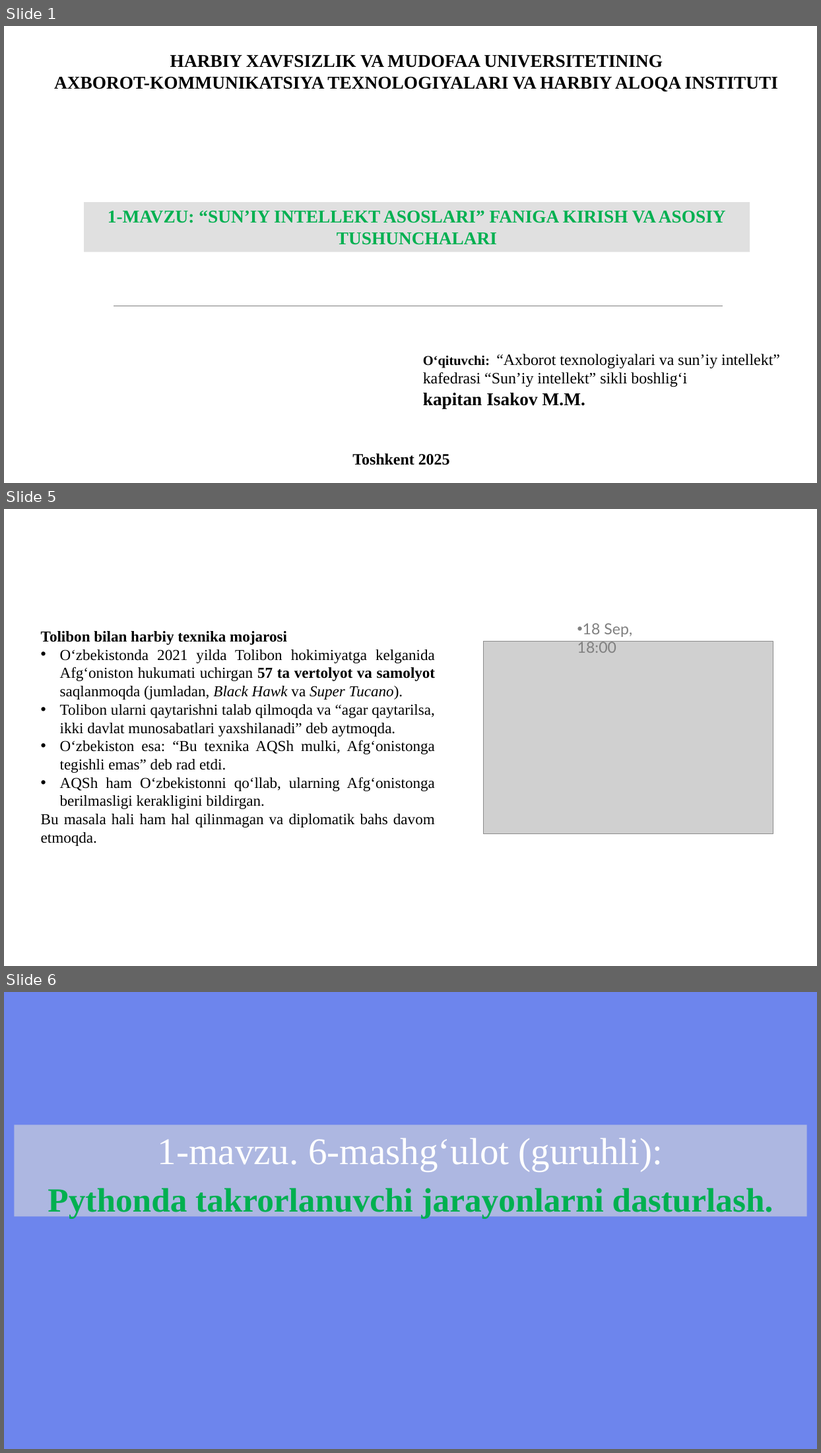
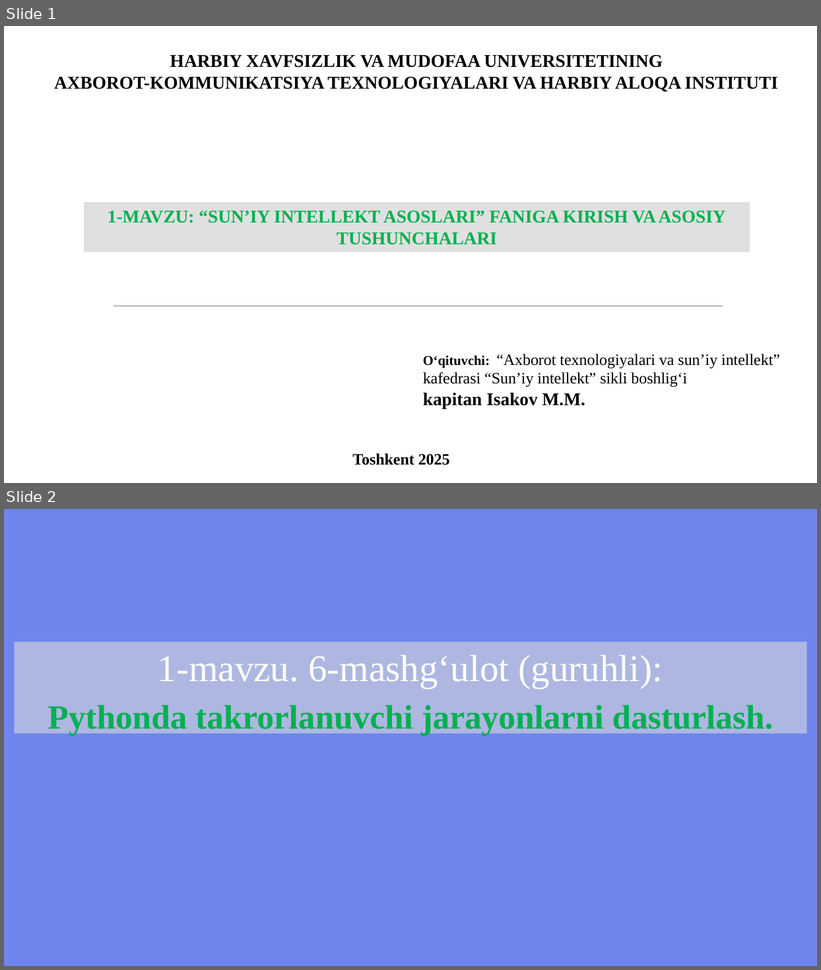
Before and after one commit to qwerty291996/2025-2026, a slide deck: Dars materiallari 2025-2026/Sun'iy intellekt asoslari 2025-2026/1.6 Pythonda takrorlanuvchi jarayonlarni dasturlash/1.6 Pythonda takrorlanuvchi jarayonlarni dasturlash.pptx. Shown one above the other, each under a label of ours: slides 1, 5 and 6 before the commit, slides 1 and 2 after it; the slides between them are not shown. The pictures are 821x1453 and 821x970 pixels, drawn with LibreOffice and Linux fonts; fonts in the diff are those of the drawing; grey boxes stand for pictures; background and template pictures are left out. Boxes give left, top, right and bottom in pixels: in the first picture for what was removed or moved away, otherwise in the second. Text is boxed around its words. In the diff, an @@ line names an element or a change of style, - is before the commit and + after.

```diff
--- a/Dars materiallari 2025-2026/Sun'iy intellekt asoslari 2025-2026/1.6 Pythonda takrorlanuvchi jarayonlarni dasturlash/1.6 Pythonda takrorlanuvchi jarayonlarni dasturlash.pptx
+++ b/Dars materiallari 2025-2026/Sun'iy intellekt asoslari 2025-2026/1.6 Pythonda takrorlanuvchi jarayonlarni dasturlash/1.6 Pythonda takrorlanuvchi jarayonlarni dasturlash.pptx
@@ slide 5 removed at [4,509,817,966], background #FFFFFF @@
@@ text removed at [578,623,632,653] @@
-• 18 Sep, 18:00
@@ text removed at [41,631,435,846] @@
-Tolibon bilan harbiy texnika mojarosi
-• O‘zbekistonda 2021 yilda Tolibon hokimiyatga kelganida Afg‘oniston hukumati uchirgan 57 ta vertolyot va samolyot saqlanmoqda (jumladan, Black Hawk va Super Tucano).
-• Tolibon ularni qaytarishni talab qilmoqda va “agar qaytarilsa, ikki davlat munosabatlari yaxshilanadi” deb aytmoqda.
-• O‘zbekiston esa: “Bu texnika AQSh mulki, Afg‘onistonga tegishli emas” deb rad etdi.
-• AQSh ham O‘zbekistonni qo‘llab, ularning Afg‘onistonga berilmasligi kerakligini bildirgan.
-Bu masala hali ham hal qilinmagan va diplomatik bahs davom etmoqda.
@@ picture removed at [484,642,773,834] @@
@@ what was slide 6 is now slide 2 @@
```
Also in this commit, not shown: 3 other slides removed, 14 other files.
